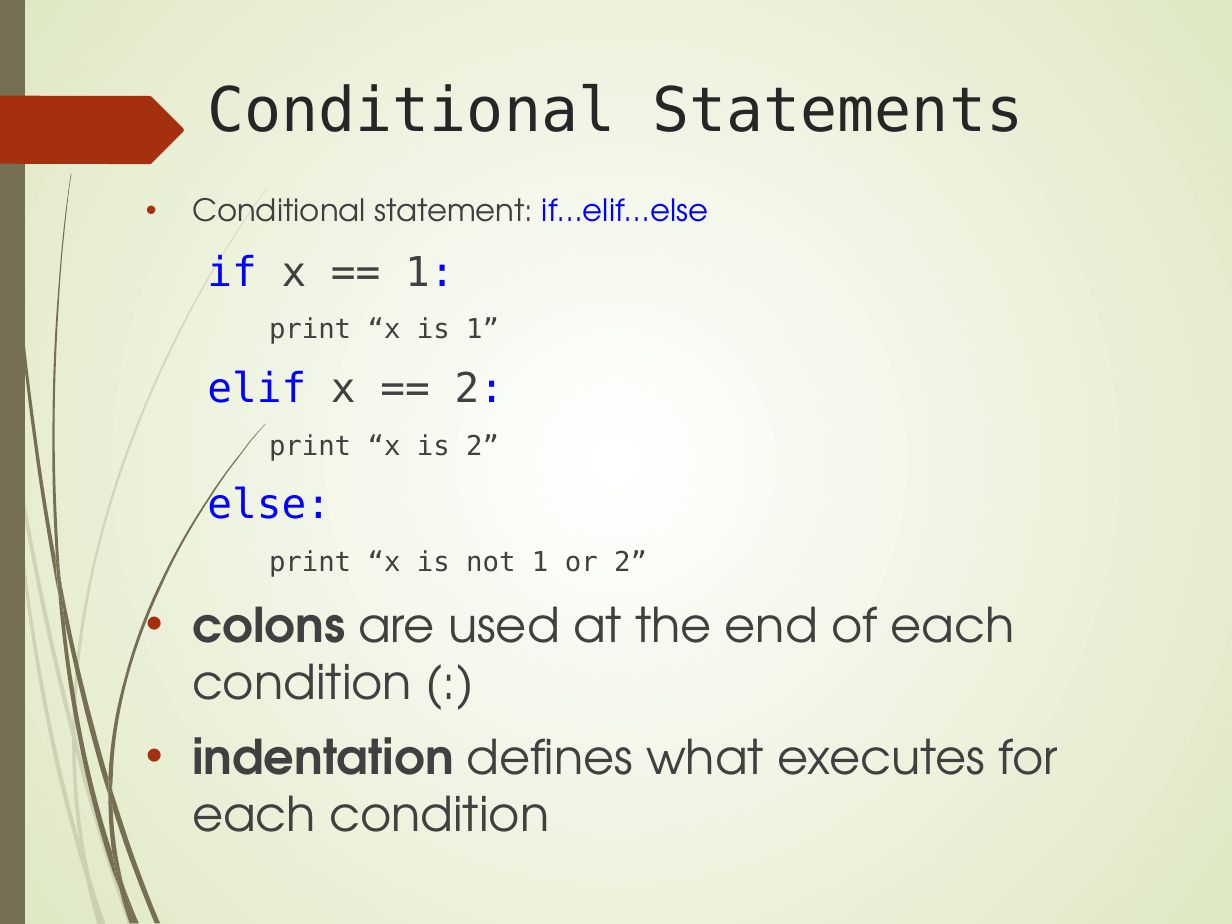
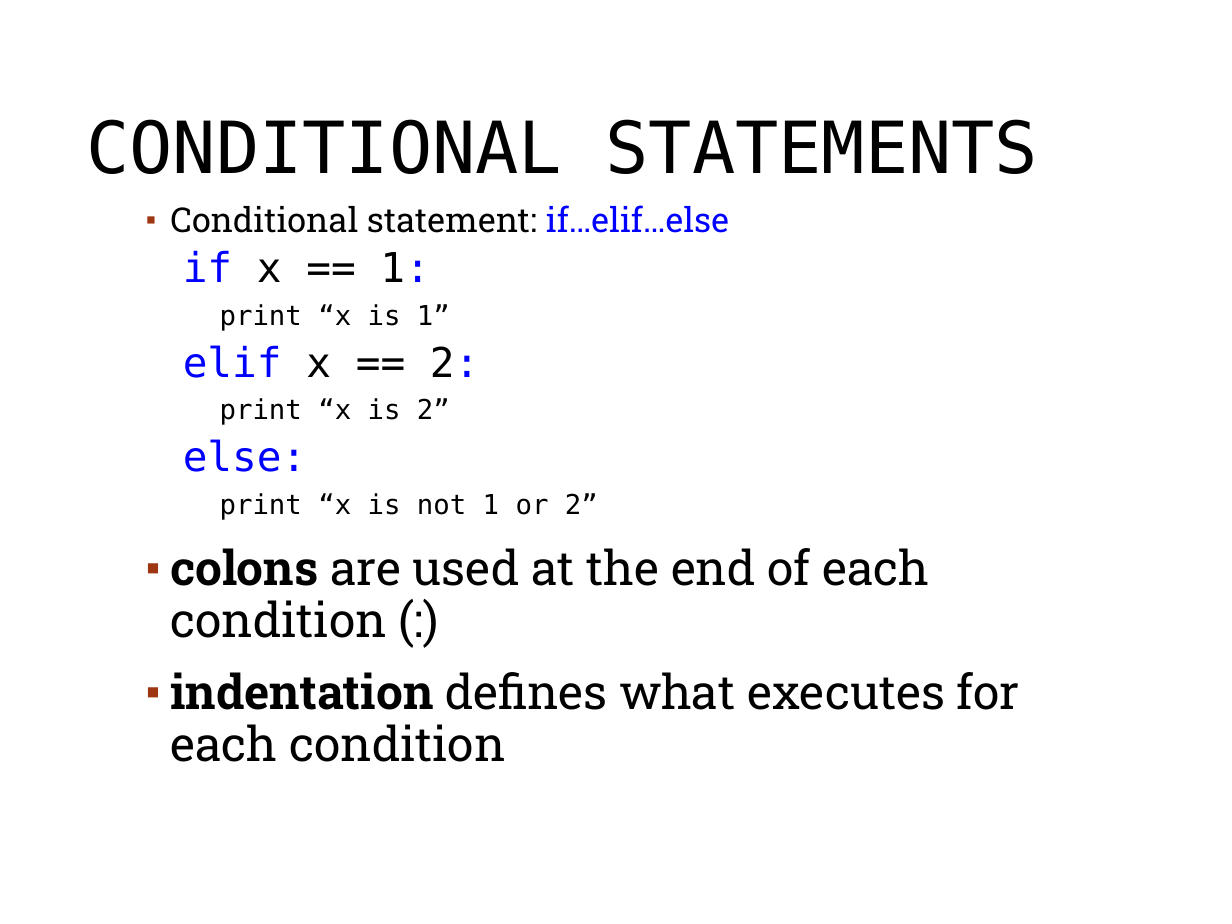
Before and after one commit to MGIS-UMN-GIS5577/GIS5578-week2, a slide deck: slide 5 of week2_conditionals_sequences.odp. Drawn at 1232x924 pixels with LibreOffice and Linux fonts; fonts in the diff are those of the drawing; background and template pictures are left out. Boxes give left, top, right and bottom in pixels: in the first picture for what was removed or moved away, otherwise in the second. Text is boxed around its words. In the diff, an @@ line names an element or a change of style, - is before the commit and + after.

```diff
--- a/week2_conditionals_sequences.odp
+++ b/week2_conditionals_sequences.odp
@@ background gradient #FFFFFF to #DFE8C4 to #FFFFFF @@
@@ freeform shape removed at [0,0,25,924] @@
@@ title "CONDITIONAL STATEMENTS" at [86,119,1039,174]: vertical alignment top to middle @@
@@ freeform shape removed at [0,96,184,165] @@
@@ title at [86,119,1039,174]: text changed; size 36 to 42 pt; text colour #262626 to #000000 @@
-Conditional Statements
+CONDITIONAL STATEMENTS
@@ text "Conditional statement: if…elif…else": place and size @@
-text "Conditional statement: if…elif…else" at [192,198,1059,832]
+text "Conditional statement: if…elif…else" at [170,205,1020,762]
@@ text "Conditional statement: if…elif…else" at [170,205,1020,762]: size 18 to 20 pt in "Conditional statement: if…elif…else"; font TeX Gyre Adventor to Roboto Slab in "Conditional statement: if…elif…else", "colons are used at the end of ...", "indentation defines what executes for each condition"; text colour #404040 to #000000 in "Conditional statement:", "x == 1:", "print “x is 1”", "x == 2:" and 4 more places; bullet • to ▪; line spacing 1 to 0.9; more space between paragraphs; bullet colour #A53010 to #9E3611; indent changed; less space between paragraphs @@
@@ group removed at [0,31,267,924]: 12 freeform shapes @@
@@ group removed at [2,0,266,924]: 12 freeform shapes @@
@@ freeform shape added at [1153,848,1196,891], outline #FFFFFF 0.99 pt @@
```
Also in this commit, not shown: 17 other slides changed, 1 other file.
